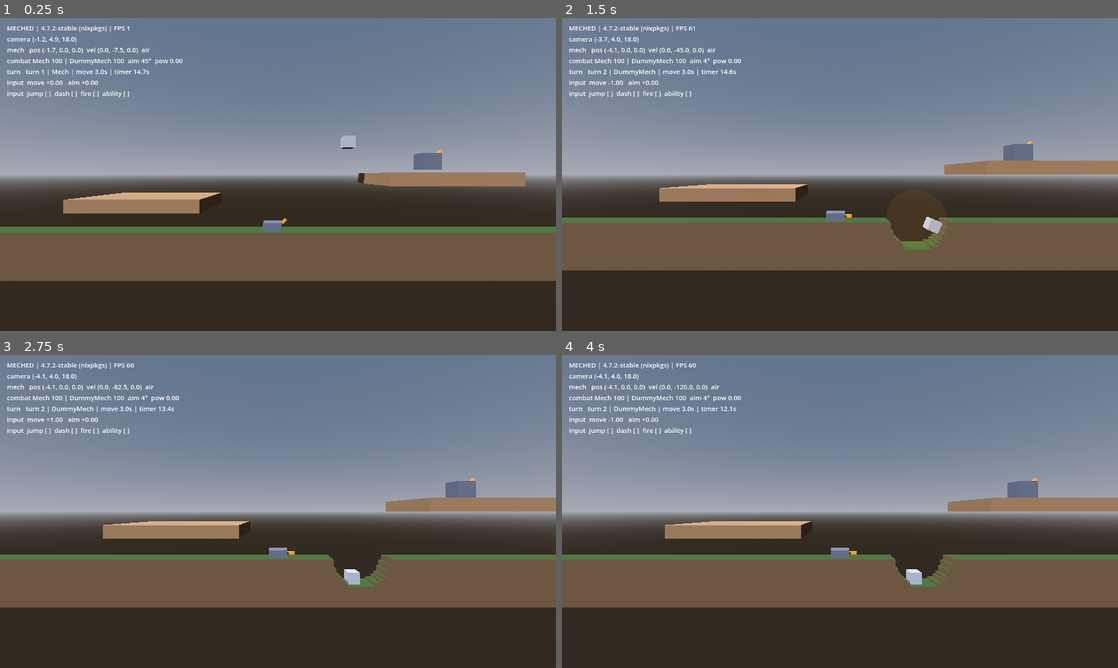
Above: before the commit, frames 1-4 (two rows, left to right).
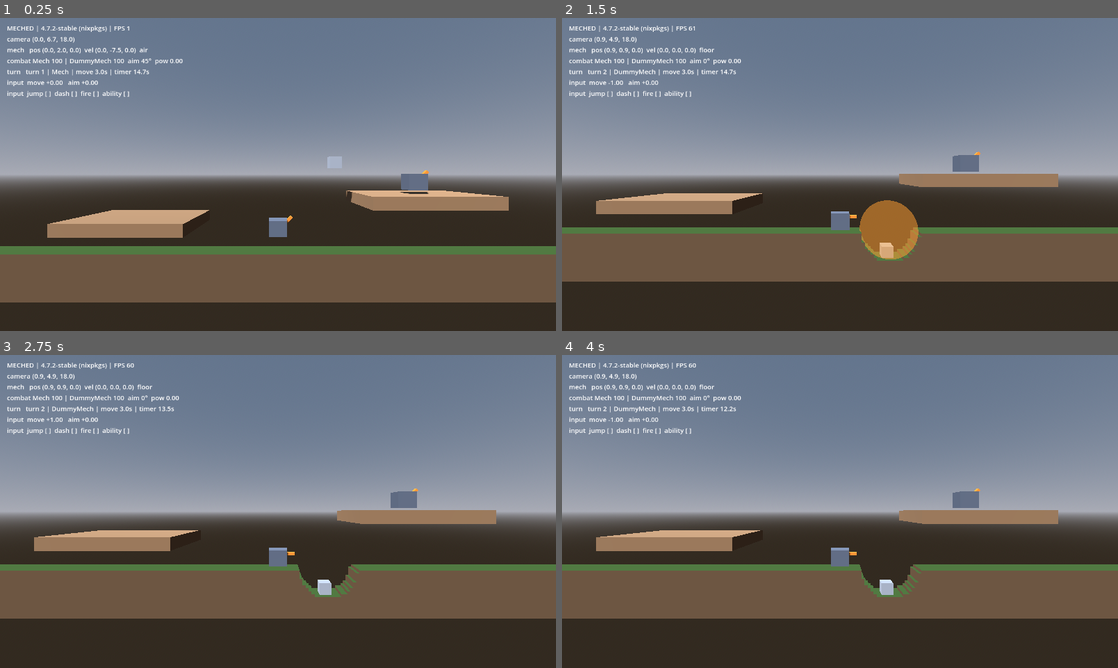
Above: after the commit, the same moments.

Repository: jamesdileva/MECHED
Game: Godot game, scene res://scenes/main/main.tscn
Same seed, same stepped clock (60 frames per second), same inputs: the game is played once before the commit and once after it.
Inputs:
- Up to frame 1 (0.25 s): no input
- Up to frame 2 (1.5 s): tap Enter (fire) at 0.5 s; hold D (move_right) 0.53-1.28 s; hold Down (aim_down) 0.53-1.28 s; tap Space (jump) at 0.77 s; hold A (move_left) from 1.28 s (still down); tap Up (aim_up) at 1.35 s
- Up to frame 3 (2.75 s): tap Space (jump) at 1.52 s; release A (move_left) at 2.03 s; hold D (move_right) from 2.03 s (still down); tap Tab (cycle_weapon) at 2.1 s
- Up to frame 4 (4 s): tap Shift (dash) at 2.85 s; tap Space (jump) at 3.02, 3.77 s; release D (move_right) at 3.53 s; hold A (move_left) from 3.53 s (still down); tap Q (end_turn) at 3.6 s

The runs differ from the first frame. In frame 1, 22% of the frame differs, in the area x 0-100%, y 6-91%; in frame 2, 15%; in frame 3, 15%; in frame 4, 15%.

Commit message:
fix: player mech spawns above terrain, not embedded in it (S05.1)
The Mech instance sat at scene origin since S02 — inside the ground slab.
The old convex box ground depenetrated the overlap silently; S05's concave
trimesh cannot, so the mech stayed stuck until nearby terrain was carved.
Spawn at the respawn point (0,3,0) like the DummyMech already does.

Diff:
--- a/scenes/main/main.tscn
+++ b/scenes/main/main.tscn
@@ -34,6 +34,7 @@
 script = ExtResource("6_match")
 
 [node name="Mech" parent="." instance=ExtResource("5_mech")]
+position = Vector3(0, 3, 0)
 
 [node name="DummyMech" parent="." instance=ExtResource("5_mech")]
 position = Vector3(12, 7, 0)
Not shown, changed: worklog.md
